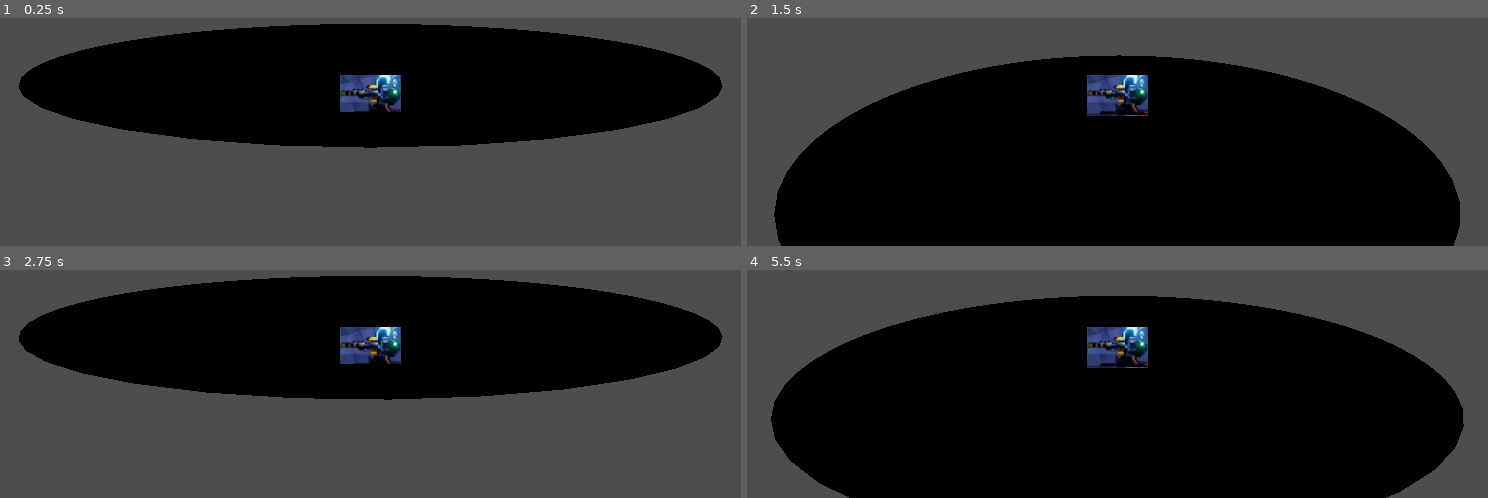
Above: before the commit, frames 1-4 (two rows, left to right).
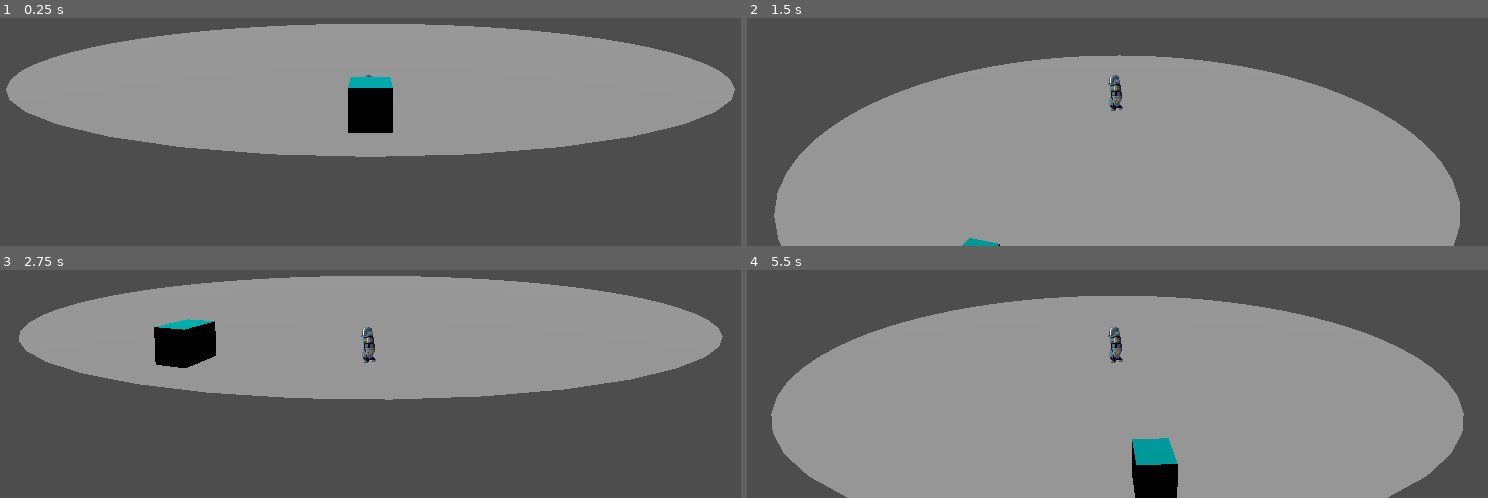
Above: after the commit, the same moments.

Repository: Jafeth12/VJ-FIB
Game: Godot game, scene res://main.tscn
Two runs of this game, one before a commit and one after it. Both use one fixed random seed, a clock stepped at 60 frames per second and the inputs below.
Inputs:
- Up to frame 1 (0.25 s): no input
- Up to frame 2 (1.5 s): tap Enter at 0.5 s; hold Right (move_right) 0.53-1.28 s; tap Up (jump) at 0.6, 0.77, 1.07, 1.35 s; hold Left (move_left) from 1.28 s (still down)
- Up to frame 3 (2.75 s): tap Up (jump) at 1.52, 1.82, 2.1 s; release Left (move_left) at 2.03 s; hold Right (move_right) from 2.03 s (still down)
- Up to frame 4 (5.5 s): tap Up (jump) at 2.85, 3.02, 3.32, 3.6, 3.77, 4.07, 4.35, 4.52, 4.82, 5.1 s; release Right (move_right) at 3.53 s; hold Left (move_left) from 3.53 s (still down)

The runs differ from the first frame. In frame 1, 44% of the frame differs, in the area x 0-100%, y 2-61%; in frame 2, 63%; in frame 3, 39%; in frame 4, 69%, in the area x 3-97%, y 11-100%.

Commit message:
[ADD] anims + corregir movimiento circular con colision

Diff:
--- a/3D/entity.gd
+++ b/3D/entity.gd
@@ -8,7 +8,7 @@
 # var gravity = ProjectSettings.get_setting("physics/3d/default_gravity")
 const gravity = 10 # TODO: abstraer esto
 const player_radius = 18 # TODO: abtraer esto
-var alpha = 0
+@export var alpha = 0
 
 
 func _physics_process(delta):
@@ -34,10 +34,18 @@
 
 	# Update alpha
 	alpha += circular_dir * SPEED * delta
-	var next_position = Vector3(player_radius*sin(alpha), velocity.y*delta+get_position().y, player_radius*cos(alpha))
-	velocity.x = (next_position.x - get_position().x)/delta
-	velocity.z = (next_position.z - get_position().z)/delta
-	move_and_slide()
+	var next_xz = get_next_xz()
+	velocity.x = (next_xz.x - get_position().x)/delta
+	velocity.z = (next_xz.y - get_position().z)/delta
+	if move_and_slide():
+		set_alpha_by_position(get_position())
 
 func _process(delta):
 	look_at(Vector3(0, get_position().y, 0))
+
+func get_next_xz():
+	return Vector2(player_radius*sin(alpha), player_radius*cos(alpha))
+
+func set_alpha_by_position(pos):
+	alpha = asin(pos.x/player_radius)
+	# alpha = acos(pos.z/player_radius) # same shit
--- a/3D/level1.tscn
+++ b/3D/level1.tscn
@@ -8,7 +8,7 @@
 [node name="platform" parent="." instance=ExtResource("2_rid5f")]
 
 [node name="DirectionalLight3D" type="DirectionalLight3D" parent="."]
-transform = Transform3D(1, 0, 0, 0, 1, 0, 0, 0, 1, 0, 47.894, 0)
+transform = Transform3D(1, 0, 0, 0, -4.37114e-08, 1, 0, -1, -4.37114e-08, 0, 20, 0)
 
 [node name="Player" parent="." instance=ExtResource("1_eoxd6")]
 transform = Transform3D(1, 0, 0, 0, 1, 0, 0, 0, 1, 0, 1, 0)
--- a/3D/platform.tscn
+++ b/3D/platform.tscn
@@ -9,11 +9,31 @@
 [sub_resource type="CylinderShape3D" id="CylinderShape3D_k3lfb"]
 radius = 20.0
 
+[sub_resource type="StandardMaterial3D" id="StandardMaterial3D_iqlos"]
+albedo_color = Color(0, 1, 1, 1)
+metallic = 1.0
+metallic_specular = 0.87
+
+[sub_resource type="BoxMesh" id="BoxMesh_pj8i0"]
+material = SubResource("StandardMaterial3D_iqlos")
+
+[sub_resource type="BoxShape3D" id="BoxShape3D_gyxwk"]
+
 [node name="platform" type="StaticBody3D"]
 physics_material_override = SubResource("PhysicsMaterial_k6fam")
 
-[node name="MeshInstance3D" type="MeshInstance3D" parent="."]
+[node name="floor_mesh" type="MeshInstance3D" parent="."]
 mesh = SubResource("CylinderMesh_8r35x")
 
-[node name="CollisionShape3D" type="CollisionShape3D" parent="."]
+[node name="floor_collision" type="CollisionShape3D" parent="."]
 shape = SubResource("CylinderShape3D_k3lfb")
+
+[node name="StaticBody3D" type="StaticBody3D" parent="."]
+transform = Transform3D(1, 0, 0, 0, 1, 0, 0, 0, 1, 0, 1.59469, 18.6388)
+
+[node name="cube_mesh" type="MeshInstance3D" parent="StaticBody3D"]
+mesh = SubResource("BoxMesh_pj8i0")
+skeleton = NodePath("../..")
+
+[node name="cube_collision" type="CollisionShape3D" parent="StaticBody3D"]
+shape = SubResource("BoxShape3D_gyxwk")
--- /dev/null
+++ b/3D/player.gd
@@ -0,0 +1,10 @@
+extends Node3D
+
+
+# Called when the node enters the scene tree for the first time.
+func _ready():
+	pass
+
+# Called every frame. 'delta' is the elapsed time since the previous frame.
+func _process(delta):
+	pass
--- a/3D/player.tscn
+++ b/3D/player.tscn
@@ -1,32 +1,348 @@
-[gd_scene load_steps=5 format=3 uid="uid://d2h5lpkd1b7ff"]
-
-[ext_resource type="Texture2D" uid="uid://bf152sbs30dtq" path="res://art/image.png" id="1_iq56l"]
+[gd_scene load_steps=48 format=3 uid="uid://d2h5lpkd1b7ff"]
+
+[ext_resource type="Script" path="res://player.gd" id="1_l5rtp"]
 [ext_resource type="PackedScene" uid="uid://dokf3j2lqi14t" path="res://entity.tscn" id="2_fpybq"]
+[ext_resource type="Texture2D" uid="uid://boqo6wfu1f426" path="res://art/PlayerCyborg-a.png" id="2_vbfnd"]
+
+[sub_resource type="AtlasTexture" id="AtlasTexture_2fqki"]
+atlas = ExtResource("2_vbfnd")
+region = Rect2(256, 0, 64, 64)
+
+[sub_resource type="AtlasTexture" id="AtlasTexture_83rax"]
+atlas = ExtResource("2_vbfnd")
+region = Rect2(576, 192, 64, 64)
+
+[sub_resource type="AtlasTexture" id="AtlasTexture_ihcyg"]
+atlas = ExtResource("2_vbfnd")
+region = Rect2(0, 256, 64, 64)
+
+[sub_resource type="AtlasTexture" id="AtlasTexture_5uf81"]
+atlas = ExtResource("2_vbfnd")
+region = Rect2(64, 256, 64, 64)
+
+[sub_resource type="AtlasTexture" id="AtlasTexture_2udmn"]
+atlas = ExtResource("2_vbfnd")
+region = Rect2(128, 256, 64, 64)
+
+[sub_resource type="AtlasTexture" id="AtlasTexture_cp6xl"]
+atlas = ExtResource("2_vbfnd")
+region = Rect2(192, 256, 64, 64)
+
+[sub_resource type="AtlasTexture" id="AtlasTexture_owqbt"]
+atlas = ExtResource("2_vbfnd")
+region = Rect2(256, 256, 64, 64)
+
+[sub_resource type="AtlasTexture" id="AtlasTexture_5gkj0"]
+atlas = ExtResource("2_vbfnd")
+region = Rect2(320, 256, 64, 64)
+
+[sub_resource type="AtlasTexture" id="AtlasTexture_4ixvo"]
+atlas = ExtResource("2_vbfnd")
+region = Rect2(384, 256, 64, 64)
+
+[sub_resource type="AtlasTexture" id="AtlasTexture_50or7"]
+atlas = ExtResource("2_vbfnd")
+region = Rect2(448, 256, 64, 64)
+
+[sub_resource type="AtlasTexture" id="AtlasTexture_t2jgs"]
+atlas = ExtResource("2_vbfnd")
+region = Rect2(512, 256, 64, 64)
+
+[sub_resource type="AtlasTexture" id="AtlasTexture_h4klj"]
+atlas = ExtResource("2_vbfnd")
+region = Rect2(576, 256, 64, 64)
+
+[sub_resource type="AtlasTexture" id="AtlasTexture_82s8o"]
+atlas = ExtResource("2_vbfnd")
+region = Rect2(0, 320, 64, 64)
+
+[sub_resource type="AtlasTexture" id="AtlasTexture_s8bso"]
+atlas = ExtResource("2_vbfnd")
+region = Rect2(64, 320, 64, 64)
+
+[sub_resource type="AtlasTexture" id="AtlasTexture_jugic"]
+atlas = ExtResource("2_vbfnd")
+region = Rect2(128, 320, 64, 64)
+
+[sub_resource type="AtlasTexture" id="AtlasTexture_6wdtj"]
+atlas = ExtResource("2_vbfnd")
+region = Rect2(192, 320, 64, 64)
+
+[sub_resource type="AtlasTexture" id="AtlasTexture_5jaqm"]
+atlas = ExtResource("2_vbfnd")
+region = Rect2(256, 320, 64, 64)
+
+[sub_resource type="AtlasTexture" id="AtlasTexture_becc5"]
+atlas = ExtResource("2_vbfnd")
+region = Rect2(320, 320, 64, 64)
+
+[sub_resource type="AtlasTexture" id="AtlasTexture_bkwcx"]
+atlas = ExtResource("2_vbfnd")
+region = Rect2(384, 320, 64, 64)
+
+[sub_resource type="AtlasTexture" id="AtlasTexture_mfjxl"]
+atlas = ExtResource("2_vbfnd")
+region = Rect2(0, 0, 64, 64)
+
+[sub_resource type="AtlasTexture" id="AtlasTexture_px5n7"]
+atlas = ExtResource("2_vbfnd")
+region = Rect2(64, 0, 64, 64)
+
+[sub_resource type="AtlasTexture" id="AtlasTexture_uhmai"]
+atlas = ExtResource("2_vbfnd")
+region = Rect2(128, 0, 64, 64)
+
+[sub_resource type="AtlasTexture" id="AtlasTexture_0vu71"]
+atlas = ExtResource("2_vbfnd")
+region = Rect2(192, 0, 64, 64)
+
+[sub_resource type="AtlasTexture" id="AtlasTexture_cgmhu"]
+atlas = ExtResource("2_vbfnd")
+region = Rect2(448, 320, 64, 64)
+
+[sub_resource type="AtlasTexture" id="AtlasTexture_lyqku"]
+atlas = ExtResource("2_vbfnd")
+region = Rect2(512, 320, 64, 64)
+
+[sub_resource type="AtlasTexture" id="AtlasTexture_d8rds"]
+atlas = ExtResource("2_vbfnd")
+region = Rect2(576, 320, 64, 64)
+
+[sub_resource type="AtlasTexture" id="AtlasTexture_y6kjd"]
+atlas = ExtResource("2_vbfnd")
+region = Rect2(320, 0, 64, 64)
+
+[sub_resource type="AtlasTexture" id="AtlasTexture_pe7j2"]
+atlas = ExtResource("2_vbfnd")
+region = Rect2(384, 0, 64, 64)
+
+[sub_resource type="AtlasTexture" id="AtlasTexture_7iqq2"]
+atlas = ExtResource("2_vbfnd")
+region = Rect2(448, 0, 64, 64)
+
+[sub_resource type="AtlasTexture" id="AtlasTexture_h6b0l"]
+atlas = ExtResource("2_vbfnd")
+region = Rect2(512, 0, 64, 64)
+
+[sub_resource type="AtlasTexture" id="AtlasTexture_i2xim"]
+atlas = ExtResource("2_vbfnd")
+region = Rect2(576, 0, 64, 64)
+
+[sub_resource type="AtlasTexture" id="AtlasTexture_8ep8w"]
+atlas = ExtResource("2_vbfnd")
+region = Rect2(0, 64, 64, 64)
+
+[sub_resource type="AtlasTexture" id="AtlasTexture_ctdyd"]
+atlas = ExtResource("2_vbfnd")
+region = Rect2(64, 64, 64, 64)
+
+[sub_resource type="AtlasTexture" id="AtlasTexture_5qurg"]
+atlas = ExtResource("2_vbfnd")
+region = Rect2(128, 64, 64, 64)
+
+[sub_resource type="AtlasTexture" id="AtlasTexture_6c4xt"]
+atlas = ExtResource("2_vbfnd")
+region = Rect2(192, 64, 64, 64)
+
+[sub_resource type="AtlasTexture" id="AtlasTexture_3pioe"]
+atlas = ExtResource("2_vbfnd")
+region = Rect2(256, 64, 64, 64)
+
+[sub_resource type="AtlasTexture" id="AtlasTexture_j1x3o"]
+atlas = ExtResource("2_vbfnd")
+region = Rect2(320, 64, 64, 64)
+
+[sub_resource type="AtlasTexture" id="AtlasTexture_enm1q"]
+atlas = ExtResource("2_vbfnd")
+region = Rect2(384, 64, 64, 64)
+
+[sub_resource type="AtlasTexture" id="AtlasTexture_lhlet"]
+atlas = ExtResource("2_vbfnd")
+region = Rect2(448, 64, 64, 64)
+
+[sub_resource type="AtlasTexture" id="AtlasTexture_slos2"]
+atlas = ExtResource("2_vbfnd")
+region = Rect2(512, 64, 64, 64)
+
+[sub_resource type="AtlasTexture" id="AtlasTexture_ekyjv"]
+atlas = ExtResource("2_vbfnd")
+region = Rect2(576, 64, 64, 64)
+
+[sub_resource type="AtlasTexture" id="AtlasTexture_nurhu"]
+atlas = ExtResource("2_vbfnd")
+region = Rect2(0, 128, 64, 64)
 
 [sub_resource type="SpriteFrames" id="SpriteFrames_72fuo"]
 animations = [{
 "frames": [{
 "duration": 1.0,
-"texture": ExtResource("1_iq56l")
-}],
-"loop": true,
-"name": &"default",
+"texture": SubResource("AtlasTexture_2fqki")
+}],
+"loop": true,
+"name": &"crouch",
 "speed": 5.0
+}, {
+"frames": [{
+"duration": 1.0,
+"texture": SubResource("AtlasTexture_83rax")
+}, {
+"duration": 1.0,
+"texture": SubResource("AtlasTexture_ihcyg")
+}, {
+"duration": 1.0,
+"texture": SubResource("AtlasTexture_5uf81")
+}, {
+"duration": 1.0,
+"texture": SubResource("AtlasTexture_2udmn")
+}, {
+"duration": 1.0,
+"texture": SubResource("AtlasTexture_cp6xl")
+}, {
+"duration": 1.0,
+"texture": SubResource("AtlasTexture_owqbt")
+}, {
+"duration": 1.0,
+"texture": SubResource("AtlasTexture_5gkj0")
+}, {
+"duration": 1.0,
+"texture": SubResource("AtlasTexture_4ixvo")
+}, {
+"duration": 1.0,
+"texture": SubResource("AtlasTexture_50or7")
+}, {
+"duration": 1.0,
+"texture": SubResource("AtlasTexture_t2jgs")
+}, {
+"duration": 1.0,
+"texture": SubResource("AtlasTexture_h4klj")
+}, {
+"duration": 1.0,
+"texture": SubResource("AtlasTexture_82s8o")
+}, {
+"duration": 1.0,
+"texture": SubResource("AtlasTexture_s8bso")
+}, {
+"duration": 1.0,
+"texture": SubResource("AtlasTexture_jugic")
+}, {
+"duration": 1.0,
+"texture": SubResource("AtlasTexture_6wdtj")
+}, {
+"duration": 1.0,
+"texture": SubResource("AtlasTexture_5jaqm")
+}, {
+"duration": 1.0,
+"texture": SubResource("AtlasTexture_becc5")
+}, {
+"duration": 1.0,
+"texture": SubResource("AtlasTexture_bkwcx")
+}],
+"loop": true,
+"name": &"die",
+"speed": 15.0
+}, {
+"frames": [{
+"duration": 1.0,
+"texture": SubResource("AtlasTexture_mfjxl")
+}, {
+"duration": 1.0,
+"texture": SubResource("AtlasTexture_px5n7")
+}, {
+"duration": 1.0,
+"texture": SubResource("AtlasTexture_uhmai")
+}, {
+"duration": 1.0,
+"texture": SubResource("AtlasTexture_0vu71")
+}],
+"loop": true,
+"name": &"idle",
+"speed": 8.0
+}, {
+"frames": [{
+"duration": 4.0,
+"texture": SubResource("AtlasTexture_cgmhu")
+}, {
+"duration": 1.0,
+"texture": SubResource("AtlasTexture_lyqku")
+}, {
+"duration": 1.0,
+"texture": SubResource("AtlasTexture_d8rds")
+}],
+"loop": true,
+"name": &"jump",
+"speed": 5.0
+}, {
+"frames": [{
+"duration": 1.0,
+"texture": SubResource("AtlasTexture_y6kjd")
+}, {
+"duration": 1.0,
+"texture": SubResource("AtlasTexture_pe7j2")
+}, {
+"duration": 1.0,
+"texture": SubResource("AtlasTexture_7iqq2")
+}, {
+"duration": 1.0,
+"texture": SubResource("AtlasTexture_h6b0l")
+}, {
+"duration": 1.0,
+"texture": SubResource("AtlasTexture_i2xim")
+}, {
+"duration": 1.0,
+"texture": SubResource("AtlasTexture_8ep8w")
+}, {
+"duration": 1.0,
+"texture": SubResource("AtlasTexture_ctdyd")
+}, {
+"duration": 1.0,
+"texture": SubResource("AtlasTexture_5qurg")
+}, {
+"duration": 1.0,
+"texture": SubResource("AtlasTexture_6c4xt")
+}, {
+"duration": 1.0,
+"texture": SubResource("AtlasTexture_3pioe")
+}, {
+"duration": 1.0,
+"texture": SubResource("AtlasTexture_j1x3o")
+}, {
+"duration": 1.0,
+"texture": SubResource("AtlasTexture_enm1q")
+}, {
+"duration": 1.0,
+"texture": SubResource("AtlasTexture_lhlet")
+}, {
+"duration": 1.0,
+"texture": SubResource("AtlasTexture_slos2")
+}, {
+"duration": 1.0,
+"texture": SubResource("AtlasTexture_ekyjv")
+}, {
+"duration": 1.0,
+"texture": SubResource("AtlasTexture_nurhu")
+}],
+"loop": true,
+"name": &"walk",
+"speed": 10.0
 }]
 
 [sub_resource type="BoxShape3D" id="BoxShape3D_1e10u"]
 
-[node name="Node3D" type="Node3D"]
-
-[node name="CharacterBody3D" parent="." instance=ExtResource("2_fpybq")]
-
-[node name="AnimatedSprite3D" type="AnimatedSprite3D" parent="CharacterBody3D"]
-transform = Transform3D(0.32, 0, 0, 0, 0.32, 0, 0, 0, 0.32, 0, 0.43875, 0)
+[node name="player" type="Node3D"]
+script = ExtResource("1_l5rtp")
+
+[node name="generic-entity" parent="." instance=ExtResource("2_fpybq")]
+
+[node name="animation" type="AnimatedSprite3D" parent="generic-entity"]
+transform = Transform3D(3, 0, 0, 0, 3, 0, 0, 0, 3, 0, 0.449255, 0)
+texture_filter = 0
 sprite_frames = SubResource("SpriteFrames_72fuo")
-
-[node name="CollisionShape3D" type="CollisionShape3D" parent="CharacterBody3D"]
+animation = &"walk"
+frame_progress = 0.468077
+
+[node name="collision" type="CollisionShape3D" parent="generic-entity"]
 transform = Transform3D(1, 0, 0, 0, 1, 0, 0, 0, 1, 0, 0.5, 0)
 shape = SubResource("BoxShape3D_1e10u")
 
-[node name="Camera3D" type="Camera3D" parent="CharacterBody3D"]
+[node name="camera" type="Camera3D" parent="generic-entity"]
 transform = Transform3D(1, 0, 0, 0, 1, 0, 0, 0, 1, 0, 2.45, 8)
Binary file added: 3D/art/PlayerCyborg-a.png
Not shown, added: 3D/art/PlayerCyborg-a.png.import
Binary file added: 3D/art/PlayerCyborg-n.png
Not shown, added: 3D/art/PlayerCyborg-n.png.import
Not shown: 1 places in 3D/platform.tscn that only renumber resources
